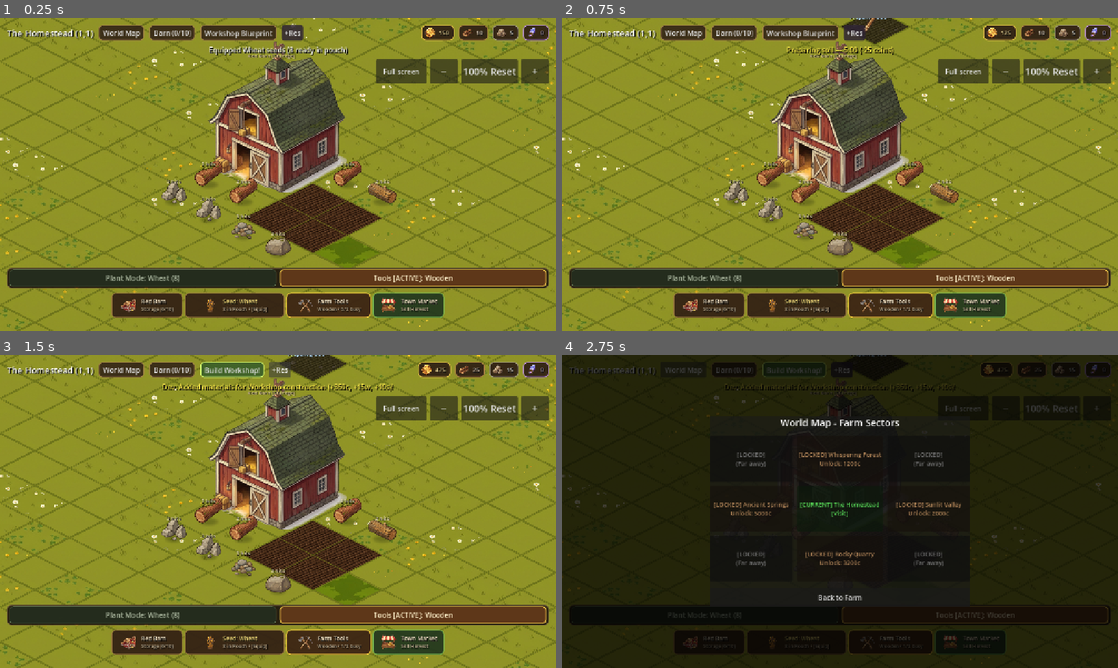
Above: before the commit, frames 1-4 (two rows, left to right).
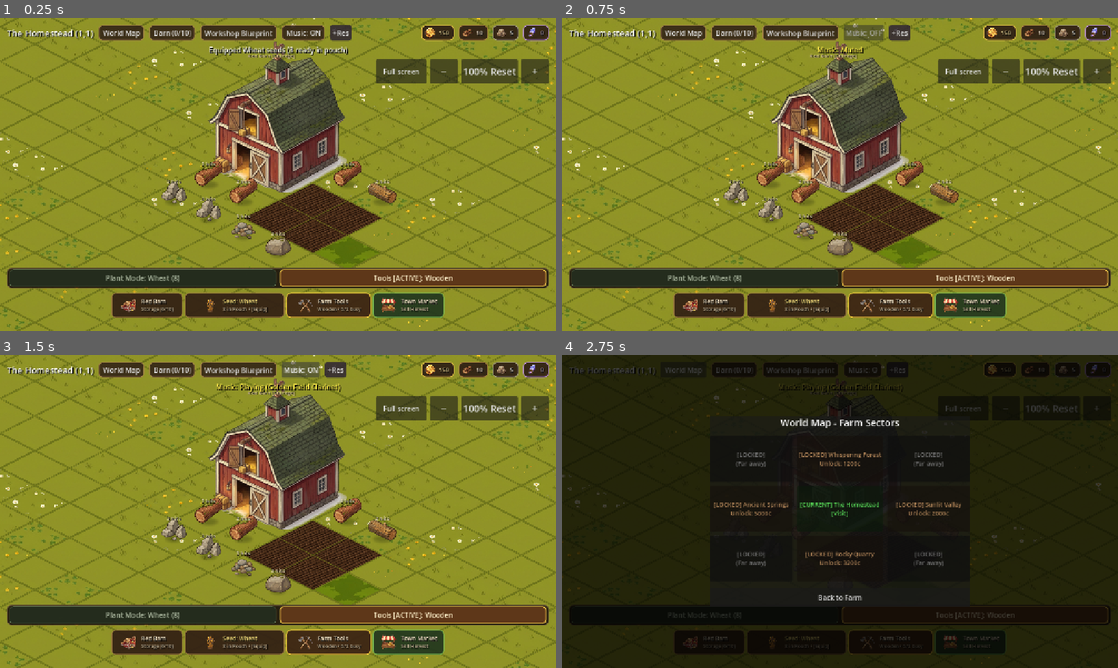
Above: after the commit, the same moments.

Repository: ShootyQ/FarmingApp
Game: Godot game, scene res://scenes/main.tscn
Two runs of this game, one before a commit and one after it. Both use one fixed random seed, a clock stepped at 60 frames per second and the inputs below.
Inputs (mouse positions are in pixels of both pictures, inside the frame that each line leads up to):
- Up to frame 1 (0.25 s): no input
- Up to frame 2 (0.75 s): click (867, 33) at 0.5 s, where only the run after the commit has a clickable "Music: ON"
- Up to frame 3 (1.5 s): click (300, 370) at 1.25 s, where only the run after the commit has a clickable "Music: OFF"
- Up to frame 4 (2.75 s): click "World Map" at 2 s

The runs differ from the first frame. In frame 1, 0.6% of the frame differs, in the area x 50-64%, y 2-8%; in frame 2, 1.1%; in frame 3, 2.4%, in the area x 29-92%, y 0-94%; in frame 4, 0.6%.

Commit message:
Wire up Golden Field Clarinet background music with loop, HUD toggle, and persistence

Diff:
--- a/scripts/game_state.gd
+++ b/scripts/game_state.gd
@@ -120,8 +120,66 @@
 const BACKUP_PATH = "user://farm_save_backup.json"
 const SAVE_PATH = "user://farm_save.json"
 
+var bgm_player: AudioStreamPlayer = null
+var music_enabled: bool = true
+var music_volume: float = 0.65
+
 func _ready():
 	load_game()
+	_setup_bgm()
+
+func _setup_bgm():
+	if bgm_player == null:
+		bgm_player = AudioStreamPlayer.new()
+		bgm_player.name = "BGMPlayer"
+		bgm_player.bus = "Master"
+		add_child(bgm_player)
+
+		var audio_path = "res://assets/audio/golden_field_clarinet.mp3"
+		if not ResourceLoader.exists(audio_path):
+			audio_path = "res://Golden Field Clarinet.mp3"
+
+		if ResourceLoader.exists(audio_path):
+			var stream = load(audio_path) as AudioStreamMP3
+			if stream:
+				stream.loop = true
+				bgm_player.stream = stream
+				bgm_player.volume_db = linear_to_db(music_volume)
+				if music_enabled:
+					bgm_player.play()
+
+func toggle_music() -> bool:
+	music_enabled = not music_enabled
+	if bgm_player:
+		if music_enabled:
+			if not bgm_player.playing:
+				bgm_player.play()
+			else:
+				bgm_player.stream_paused = false
+		else:
+			bgm_player.stop()
+	save_game()
+	state_updated.emit()
+	return music_enabled
+
+func set_music_enabled(val: bool):
+	if music_enabled == val:
+		return
+	music_enabled = val
+	if bgm_player:
+		if music_enabled:
+			if not bgm_player.playing:
+				bgm_player.play()
+			else:
+				bgm_player.stream_paused = false
+		else:
+			bgm_player.stop()
+	save_game()
+	state_updated.emit()
+
+func ensure_music_playing():
+	if music_enabled and bgm_player and not bgm_player.playing:
+		bgm_player.play()
 
 func get_tool_info() -> Dictionary:
 	return GameData.TOOL_TIERS[tool_tier]
@@ -914,6 +972,7 @@
 		"workshop_unlocked": workshop_unlocked,
 		"barn_slots_max": barn_slots_max,
 		"crafted_recipes": crafted_recipes,
+		"music_enabled": music_enabled,
 		"save_time": Time.get_unix_time_from_system()
 	}
 func _write_save_data(path: String, data: Dictionary) -> bool:
@@ -1061,6 +1120,7 @@
 	play_time_seconds = float(parsed.get("play_time_seconds", 0.0))
 	workshop_unlocked = bool(parsed.get("workshop_unlocked", false))
 	crafted_recipes = parsed.get("crafted_recipes", {})
+	set_music_enabled(bool(parsed.get("music_enabled", true)))
 
 	# Load buildings
 	if parsed.has("buildings") and typeof(parsed["buildings"]) == TYPE_DICTIONARY:
--- a/scripts/main.gd
+++ b/scripts/main.gd
@@ -162,6 +162,9 @@
 # Barn Place in World Button
 var barn_place_btn: Button
 var barn_selected_slot_idx: int = -1
+
+# Music Toggle Button
+var music_btn: Button = null
 
 # Mode Switcher (Planting vs Tools)
 var mode_switcher_bar: PanelContainer = null
@@ -303,6 +306,13 @@
 	workshop_btn.pressed.connect(_on_workshop_btn_pressed)
 	$HUD/Margin/VBox/TopBar/SectorInfo.add_child(workshop_btn)
 
+	music_btn = Button.new()
+	music_btn.name = "MusicBtn"
+	music_btn.text = "Music: ON" if GameState.music_enabled else "Music: OFF"
+	music_btn.add_theme_stylebox_override("normal", make_wood_small_sb.call())
+	music_btn.pressed.connect(_on_music_btn_pressed)
+	$HUD/Margin/VBox/TopBar/SectorInfo.add_child(music_btn)
+
 	dev_unlock_btn = Button.new()
 	dev_unlock_btn.text = "+Res"
 	dev_unlock_btn.tooltip_text = "Dev: Grant +350c +15w +10s to test Workshop Construction"
@@ -386,6 +396,9 @@
 	barn_btn.custom_minimum_size.y = 48
 	if workshop_btn:
 		workshop_btn.custom_minimum_size.y = 48
+	if music_btn:
+		music_btn.custom_minimum_size.y = 48
+		music_btn.text = "Music" if GameState.music_enabled else "Muted"
 	if dev_unlock_btn:
 		dev_unlock_btn.custom_minimum_size.y = 48
 	if mode_plant_btn:
@@ -496,6 +509,8 @@
 	return (tool_menu and tool_menu.visible) or map_modal.visible or (seed_modal and seed_modal.visible) or (market_modal  …(260 unchanged characters)…
 
 func _input(event: InputEvent):
+	if (event is InputEventMouseButton or event is InputEventScreenTouch) and event.pressed:
+		GameState.ensure_music_playing()
 	# Finish tracked touches even when released over a HUD button.
 	if event is InputEventScreenTouch and not event.pressed and touch_points.has(event.index):
 		var tapped = not event.canceled and not touch_moved and not touch_was_multitouch and not _farm_modal_open()
@@ -1339,7 +1354,24 @@
 	mode_tools_btn.add_theme_stylebox_override("hover", sb_tools)
 	mode_tools_btn.add_theme_stylebox_override("pressed", sb_tools)
 
+func _on_music_btn_pressed():
+	var enabled = GameState.toggle_music()
+	_update_music_btn_text()
+	_show_message("Music: %s" % ("Playing (Golden Field Clarinet)" if enabled else "Muted"), true)
+
+func _update_music_btn_text():
+	if music_btn:
+		if mobile_ui:
+			music_btn.text = "Music" if GameState.music_enabled else "Muted"
+		else:
+			music_btn.text = "Music: ON" if GameState.music_enabled else "Music: OFF"
+		if GameState.music_enabled:
+			music_btn.modulate = Color(1.0, 1.0, 1.0, 1.0)
+		else:
+			music_btn.modulate = Color(0.75, 0.75, 0.75, 0.85)
+
 func _refresh_ui():
+	_update_music_btn_text()
 	_update_mode_switcher_ui()
 	if tool_effects and effect_sector != GameState.current_sector_coord:
 		tool_effects.clear()
--- a/tests/decorations_and_processing.gd
+++ b/tests/decorations_and_processing.gd
@@ -299,4 +299,20 @@
 	main_scene._handle_isometric_click(screen_pt)
 	_assert(not main_scene.barn_modal.visible, "Tapping green square in front of barn does not open Barn modal")
 
+	# Test BGM AudioStreamPlayer and Music toggle button
+	_assert(game_state.bgm_player != null, "BGM player exists in GameState")
+	_assert(game_state.bgm_player.stream != null, "BGM stream (Golden Field Clarinet) is loaded")
+	_assert(game_state.bgm_player.stream.loop, "BGM stream has loop enabled")
+	_assert(main_scene.music_btn != null, "Music button exists in HUD")
+
+	game_state.set_music_enabled(true)
+	main_scene._update_music_btn_text()
+	_assert(main_scene.music_btn.text == "Music: ON", "Music button displays 'Music: ON'")
+	main_scene.music_btn.pressed.emit()
+	_assert(not game_state.music_enabled, "Tapping music button mutes music")
+	_assert(main_scene.music_btn.text == "Music: OFF", "Music button displays 'Music: OFF'")
+	main_scene.music_btn.pressed.emit()
+	_assert(game_state.music_enabled, "Tapping music button unmutes music")
+	_assert(main_scene.music_btn.text == "Music: ON", "Music button returns to 'Music: ON'")
+
 	main_scene.queue_free()
--- a/tests/mobile_layout.gd
+++ b/tests/mobile_layout.gd
@@ -21,6 +21,8 @@
 	_assert_fits(farm.resources_container, width)
 	_assert_fits(farm.barn_btn, width)
 	_assert_fits(farm.workshop_btn, width)
+	_assert_fits(farm.music_btn, width)
+	assert(farm.music_btn.size.y >= 48, "Music button touch target height")
 	_assert_fits(farm.dev_unlock_btn, width)
 	_assert_fits(farm.mode_switcher_bar, width)
 	_assert_fits(farm.mode_plant_btn, width)
Not shown, added: assets/audio/golden_field_clarinet.mp3.import
Not shown, changed: assets/objects/fence_nw_se.png.import
Not shown, added: assets/audio/golden_field_clarinet.mp3
